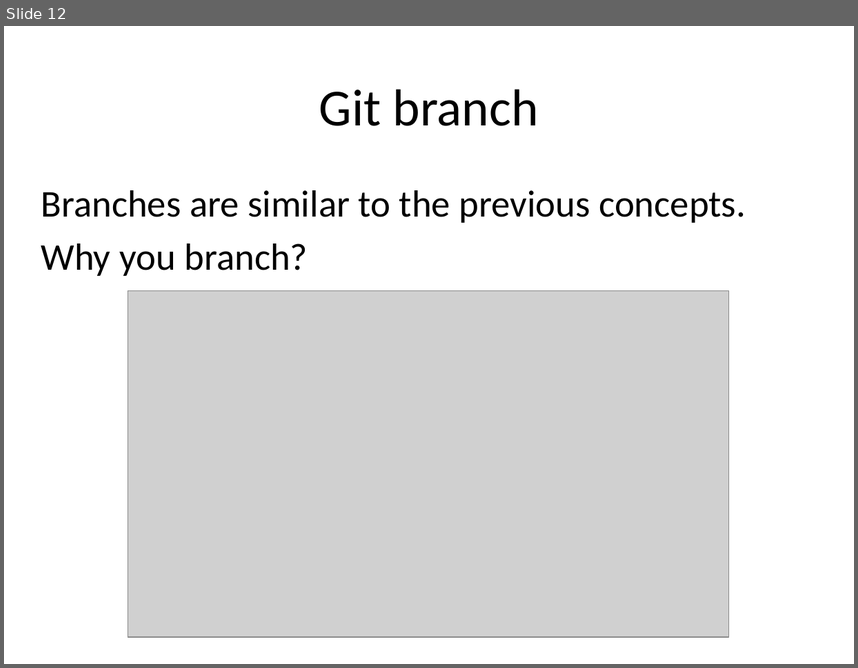
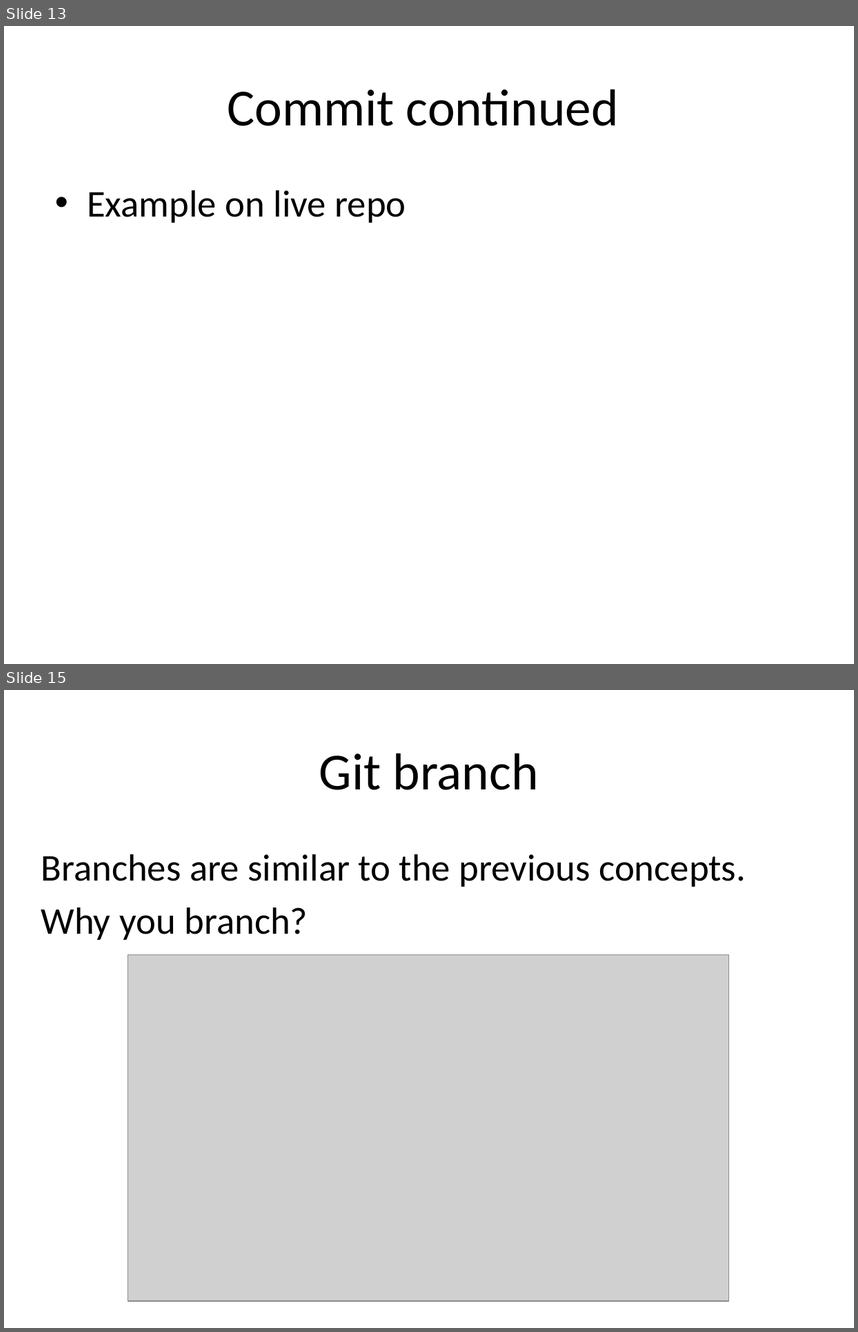
Before and after one commit to jtian1167/SLP-demo, a slide deck: SLP github.pptx. Shown one above the other, each under a label of ours: slide 12 before the commit, slides 13 and 15 after it; the slides between them are not shown. The pictures are 858x668 and 858x1332 pixels, drawn with LibreOffice and Linux fonts; fonts in the diff are those of the drawing; grey boxes stand for pictures. Boxes give left, top, right and bottom in pixels: in the first picture for what was removed or moved away, otherwise in the second. Text is boxed around its words. In the diff, an @@ line names an element or a change of style, - is before the commit and + after.

```diff
--- a/SLP github.pptx
+++ b/SLP github.pptx
@@ slide 13 added at (x1=4, y1=26, x2=854, y2=664), background #FFFFFF @@
@@ title added at (x1=227, y1=89, x2=619, y2=126), 44 pt, text #000000 @@
+Commit continued
@@ text added at (x1=87, y1=190, x2=406, y2=223), 32 pt, text #000000 @@
+• Example on live repo
@@ what was slide 12 is now slide 15 @@
```
Also in this commit, not shown: 10 slides changed, 4 other slides added, 1 slide removed, 1 other file.
